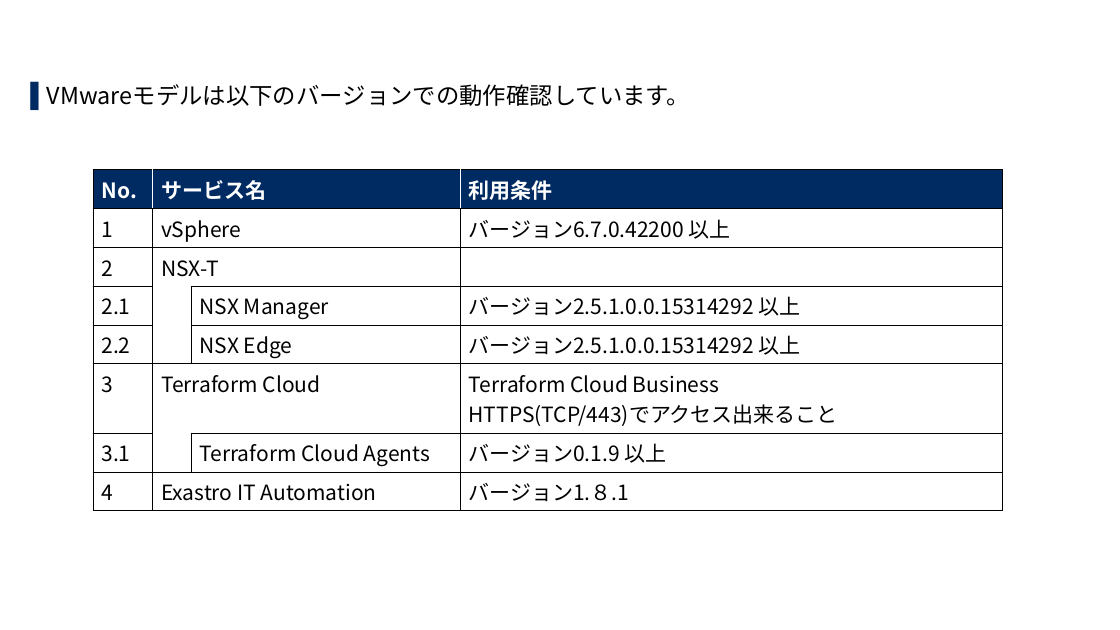
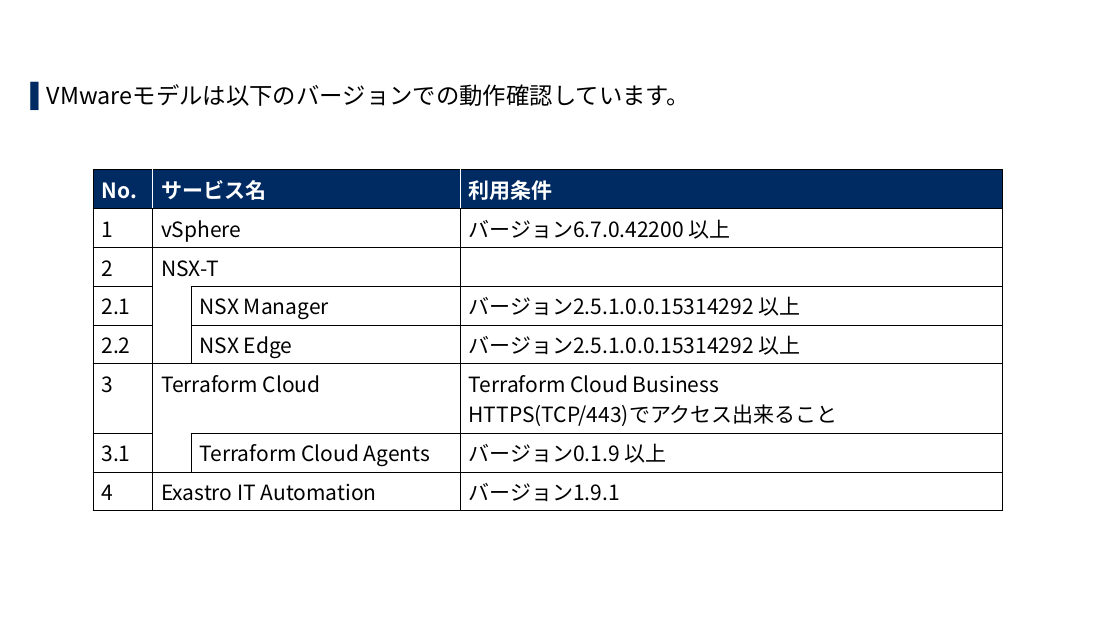
Before and after one commit to exastro-suite/SettingSamples-VMware, a slide deck: slide 5 of docs/setting-samples-vmware-install_ja.pptx. Drawn at 1120x630 pixels with LibreOffice and Linux fonts; fonts in the diff are those of the drawing; background and template pictures are left out. Boxes give left, top, right and bottom in pixels: in the first picture for what was removed or moved away, otherwise in the second. Text is boxed around its words. In the diff, an @@ line names an element or a change of style, - is before the commit and + after.

```diff
--- a/docs/setting-samples-vmware-install_ja.pptx
+++ b/docs/setting-samples-vmware-install_ja.pptx
@@ table at <box>93,170,1003,506</box> @@
-row 8, column 4: バージョン1.８.1
+row 8, column 4: バージョン1.9.1
```
Also in this commit, not shown: 1 other file.
